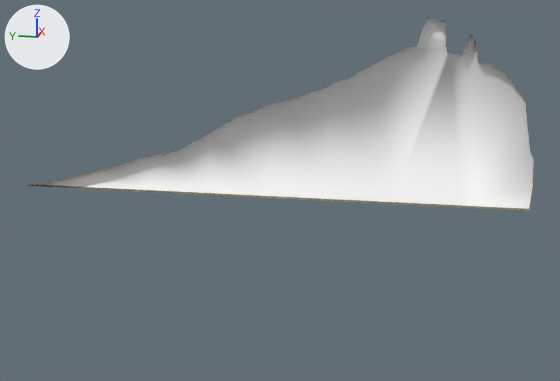
The FBX model SparkleLeaf/Assets/Art/Models/ground6.fbx: old version first, new version second.
Before and after are seen from a camera (50 mm lens) standing at (-0.0952, -0.0182, 0.0246) and looking at (-0.0002, 0.0008, 0.0008). The axes (+X, +Y, +Z) are drawn at upper left. The lights are the same throughout. Where no turn or scale is listed for an object, it has been applied to the vertices.

In view in the first picture: 'ground_06'.
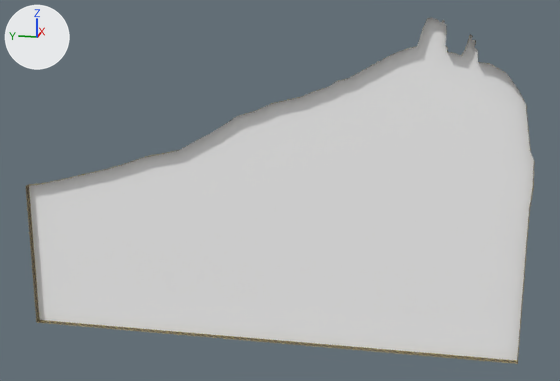
Location of each change, (x1, y1, x2, y2) in pixels of the pictures (560 x 381 px):
```json
{"object": "ground_06", "change": "reshaped", "before": [26, 17, 535, 211], "after": [26, 17, 535, 364], "on screen": "78% taller"}
{"part": 1, "of": "me_ground_06", "change": "built on", "before": [30, 185, 530, 211], "after": [26, 185, 530, 364]}
```

The change, as JSON lines over the scene's bpy script:
```json
{"block": "me_ground_06", "where": "# used by ob_ground_06; location = (0.0, 0.0, 0.0)"}
{"op": "remove", "block": "me_ground_06", "code": "me_ground_06.from_pydata(...)  # 154 vertices, 152 faces; spans x -0.0009..0.0, y -0.0302..0.036, z 0.0..0.0226"}
{"op": "add", "block": "me_ground_06", "code": "me_ground_06.from_pydata(...)  # 165 vertices, 162 faces; spans x -0.0009..0.0, y -0.0302..0.036, z -0.02..0.0226"}
{"block": "me_ground_06", "change": "me_ground_06 part 1"}
{"block": "me_ground_06", "change": "7 vertices are removed from x -0.0009, y -0.0217..0.0278, z 0.0"}
{"block": "me_ground_06", "change": "8 faces are deleted"}
{"block": "me_ground_06", "change": "11 new vertices lie (0.0, 0.0, -0.02) away from vertices in x -0.0009..0.0, y -0.0299..0.036, z 0.0"}
{"block": "me_ground_06", "change": "7 new vertices lie (-0.0009, 0.0, 0.0) away from vertices in x 0.0, y -0.0217..0.0278, z -0.02"}
{"block": "me_ground_06", "change": "8 new faces join them, mat_none__untitled_001__untitled_002 (its picture is missing)"}
{"block": "me_ground_06", "change": "10 new faces join them, mat_none__untitled__cardborder_tga (picture img_cardborder_tga)"}
{"block": "me_ground_06", "change": "me_ground_06 part 2: the surface is now shaded flat"}
```
